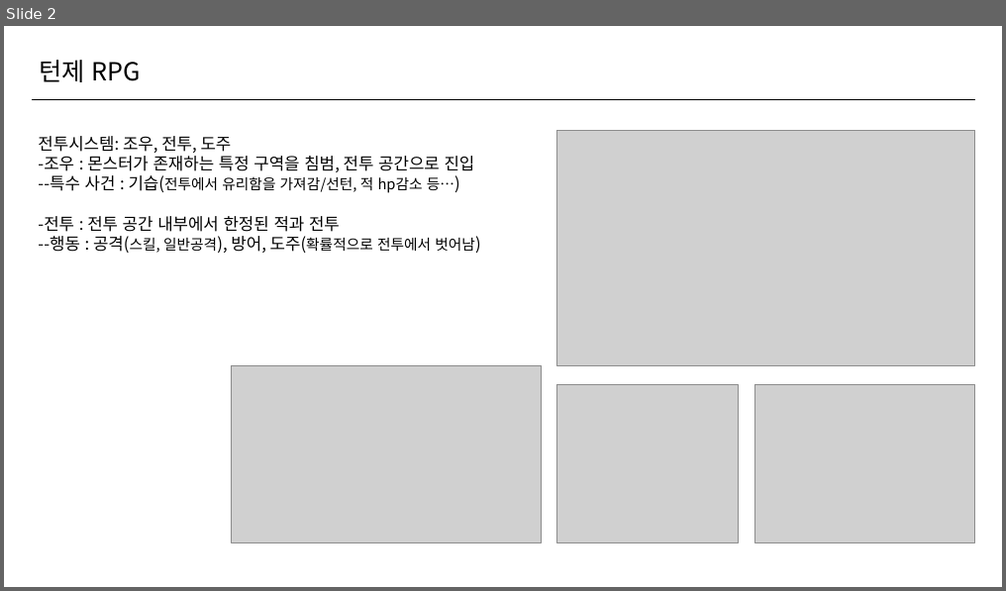
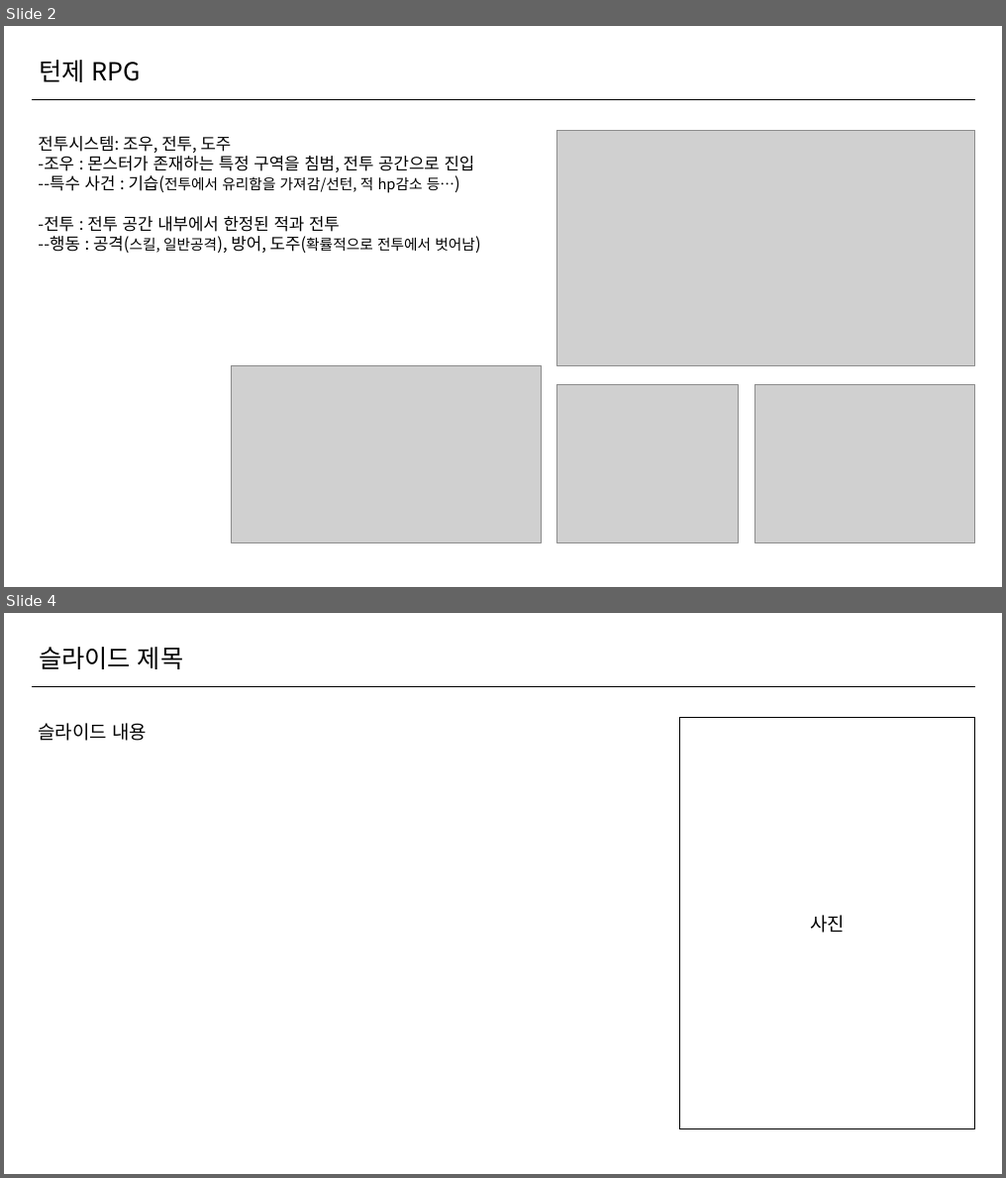
Before and after one commit to ArcRoot/23-1-10-, a slide deck: 턴제 RPG.pptx. Shown one above the other, each under a label of ours: slide 2 before the commit, slides 2 and 4 after it; the slides between them are not shown. The pictures are 1006x591 and 1006x1178 pixels, drawn with LibreOffice and Linux fonts; fonts in the diff are those of the drawing; grey boxes stand for pictures. Boxes give left, top, right and bottom in pixels: in the first picture for what was removed or moved away, otherwise in the second. Text is boxed around its words. In the diff, an @@ line names an element or a change of style, - is before the commit and + after.

```diff
--- a/턴제 RPG.pptx
+++ b/턴제 RPG.pptx
@@ slide 4 added at box(4, 613, 1002, 1174), background #FFFFFF @@
@@ text added at box(39, 647, 183, 669), 24 pt, text #000000 @@
+슬라이드 제목
@@ line added from (32, 686) to (975, 686), #000000 0.5 pt @@
@@ text added at box(39, 723, 147, 741), 18 pt, text #000000 @@
+슬라이드 내용
@@ rectangle added at box(680, 717, 976, 1130), outline #000000 1 pt, 18 pt, text #000000 @@
+사진
```
Also in this commit, not shown: 1 slide changed.
